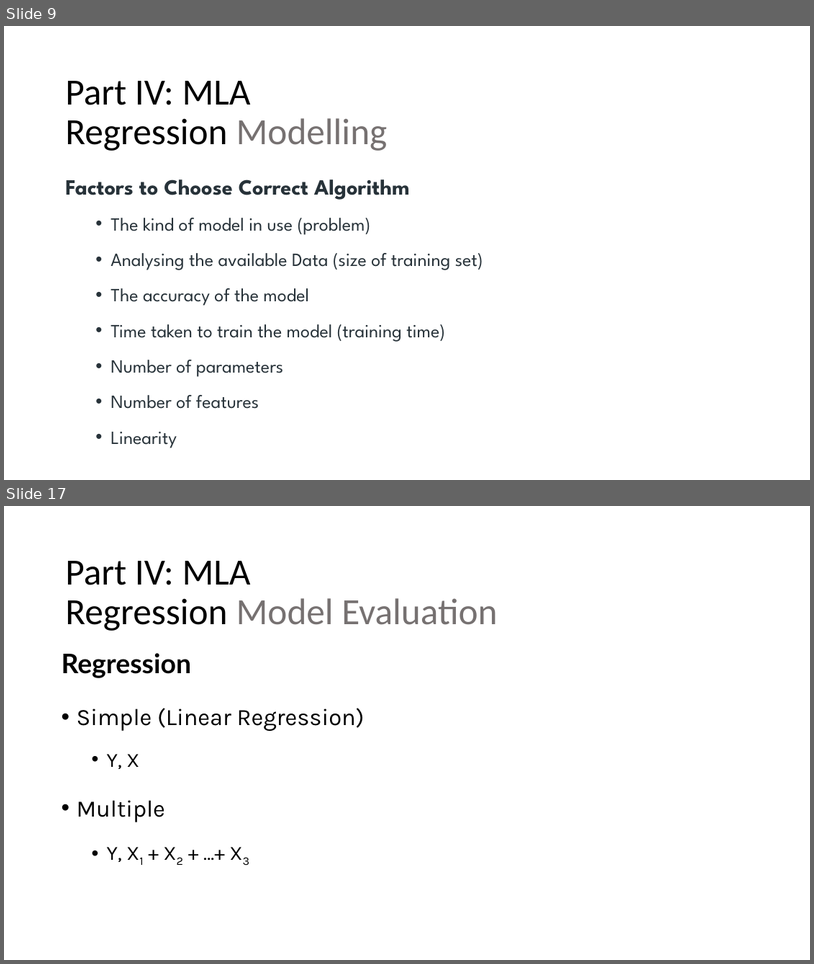
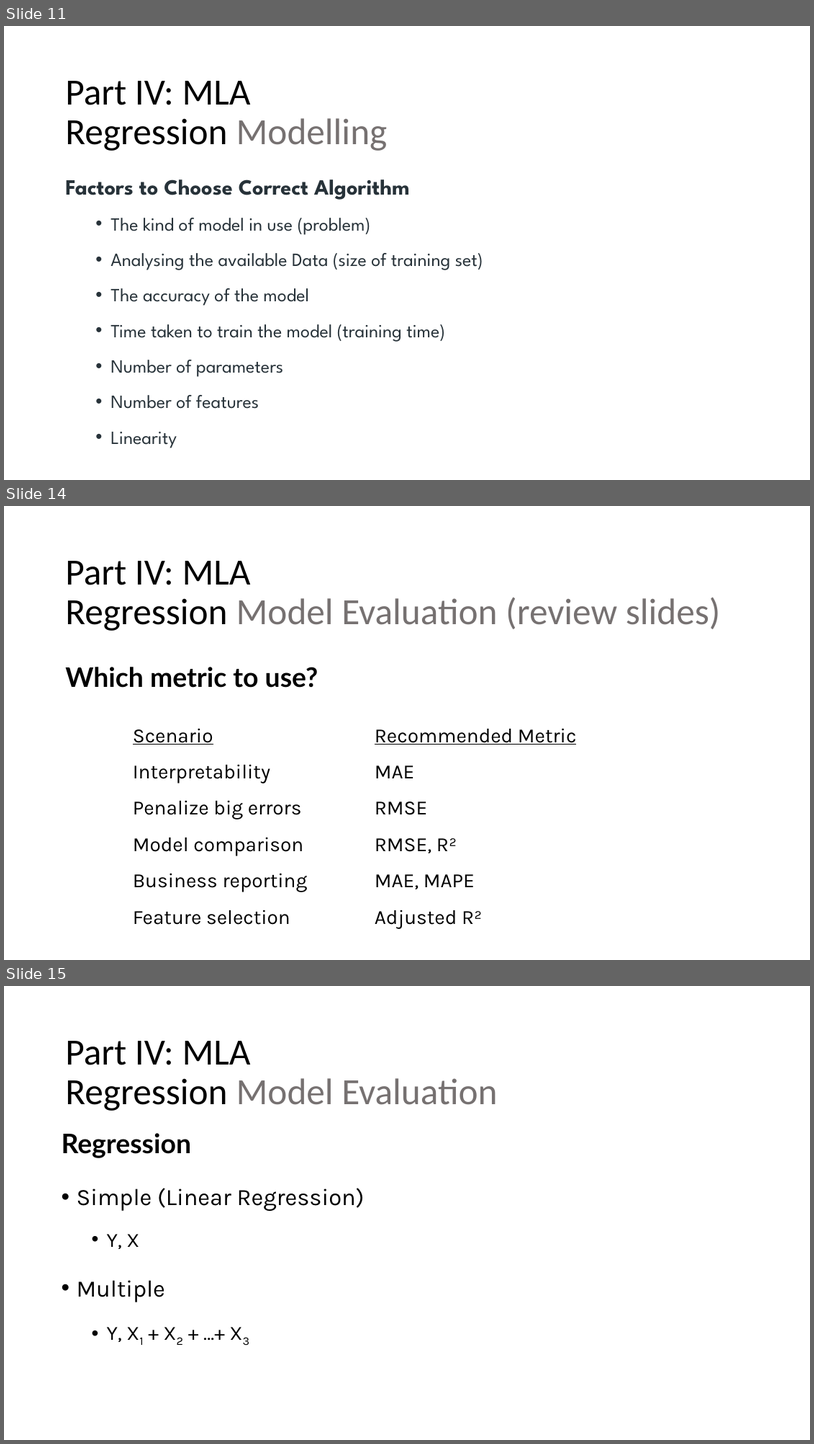
Before and after one commit to luferIPCA/MIA-MLA-25-26, a slide deck: Slides/5 - MIA - MLA -II - Regression.ppsx. Shown one above the other, each under a label of ours: slides 9 and 17 before the commit, slides 11, 14 and 15 after it; the slides between them are not shown. The pictures are 814x964 and 814x1444 pixels, drawn with LibreOffice and Linux fonts; fonts in the diff are those of the drawing. Boxes give left, top, right and bottom in pixels: in the first picture for what was removed or moved away, otherwise in the second. Text is boxed around its words. In the diff, an @@ line names an element or a change of style, - is before the commit and + after.

Commit message:
Refression Models

```diff
--- a/Slides/5 - MIA - MLA -II - Regression.ppsx
+++ b/Slides/5 - MIA - MLA -II - Regression.ppsx
@@ slide 14 added at (4,506,810,960), background #FFFFFF @@
@@ title added at (65,561,721,631), 44 pt, text #767171 @@
+Part IV: MLA
+Regression Model Evaluation (review slides)
@@ text added at (65,667,319,687), 32 pt, text #000000, bold @@
+Which metric to use?
@@ text added at (133,728,577,928), 24 pt, text #000000 @@
+Scenario Recommended Metric
+Interpretability MAE
+Penalize big errors RMSE
+Model comparison RMSE, R²
+Business reporting MAE, MAPE
+Feature selection Adjusted R²
@@ what was slide 9 is now slide 11 @@
@@ what was slide 17 is now slide 15 @@
```
Also in this commit, not shown: 11 slides changed, 6 other slides added.
